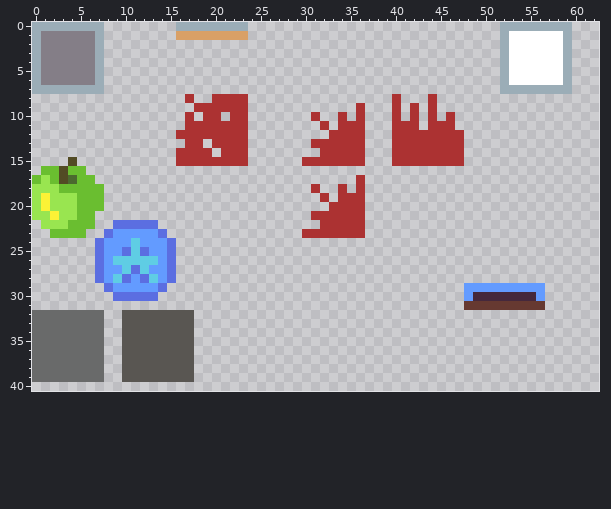
Edited in one commit: sprite sheet (Assets/Sprites & Tiles/Sprites/placeholders.png). The picture above was drawn from the file before the commit.
The file is 66x66 pixels. Shown: x 0..62, y 0..40.
New version:
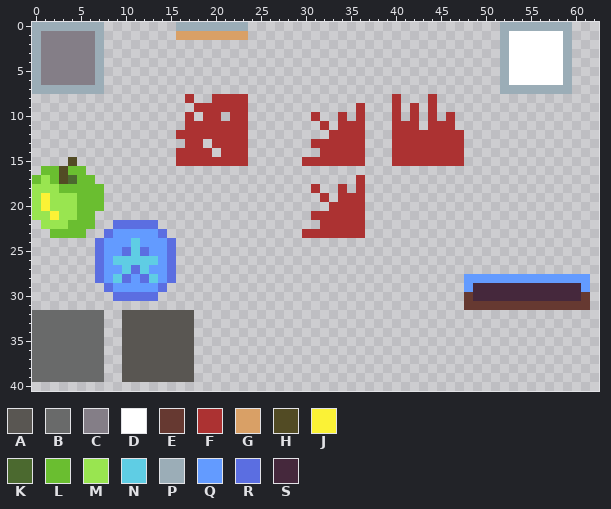
Palette (. is transparent): A #595652  B #696a6a  C #847e87  D #ffffff  E #663931  F #ac3232  G #d9a066  H #524b24  J #fbf236  K #4b692f  L #6abe30  M #99e550  N #5fcde4  P #9badb7  Q #639bff  R #5b6ee1  S #45283c
The commit says: Some levels reworked to teach spring mechanics.
Changes in this commit:
There is now colour E in row 30 at x 61; in row 31 at x 57 to 61.
The edit turns colour Q into colour E in row 30 at x 48.
There is now colour Q in row 28 at x 48 to 61; in row 29 at x 61.
There is now colour S in rows 29 to 30 at x 57 to 60.
The edit turns colour Q into colour S in row 29 at x 49 to 56; in row 30 at x 56.
Pixel boxes of the changes (left, top, right, bottom) in both pictures:
changed: (464, 274, 590, 310)
